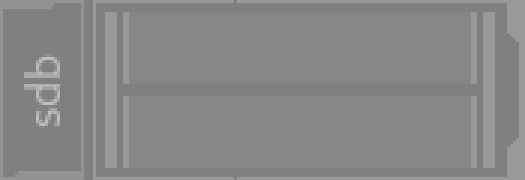
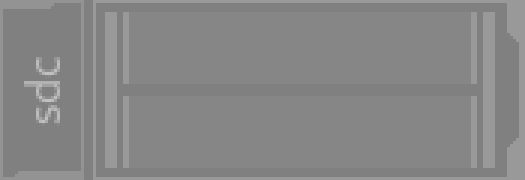
Revision of a layered (525, 180) image; what changed, layer by layer:
showed "sdc" over [24, 57, 60, 126]
hid "sdb" over [24, 54, 60, 129]
painted on "edge" over [234, 0, 237, 180]
